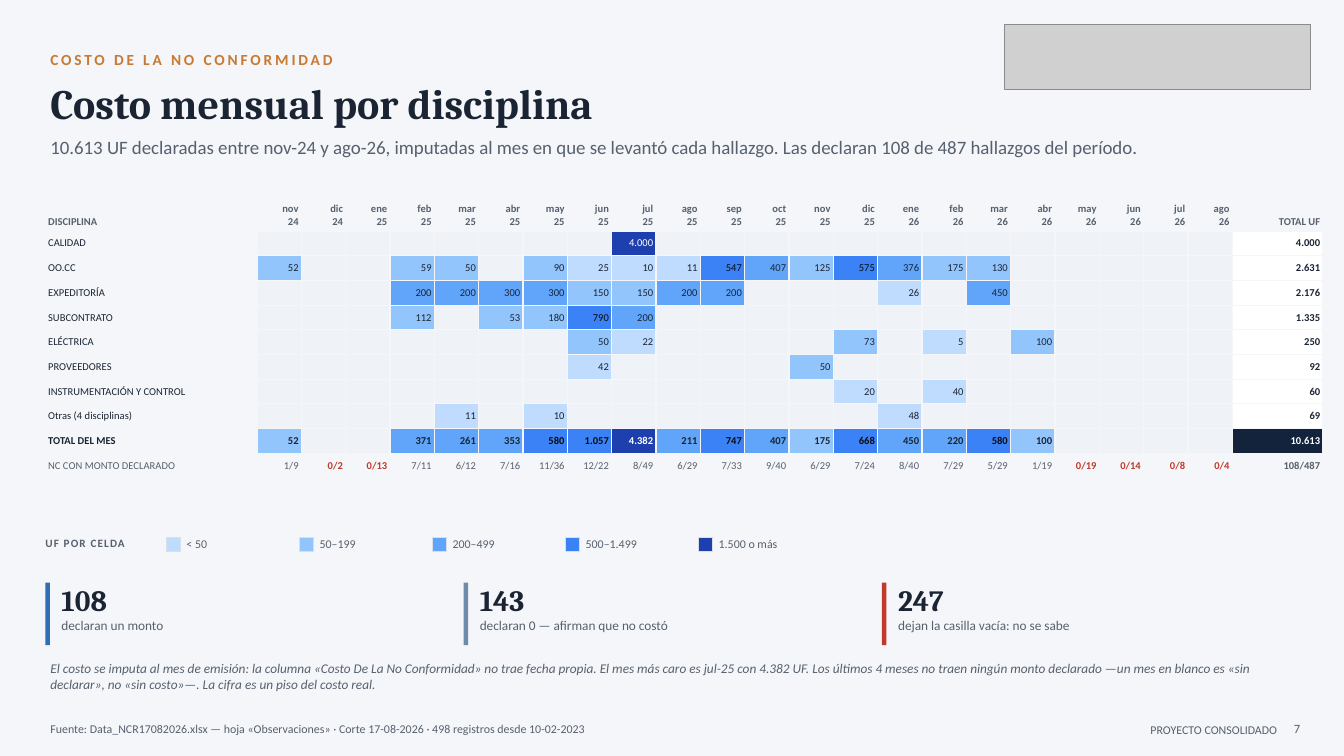
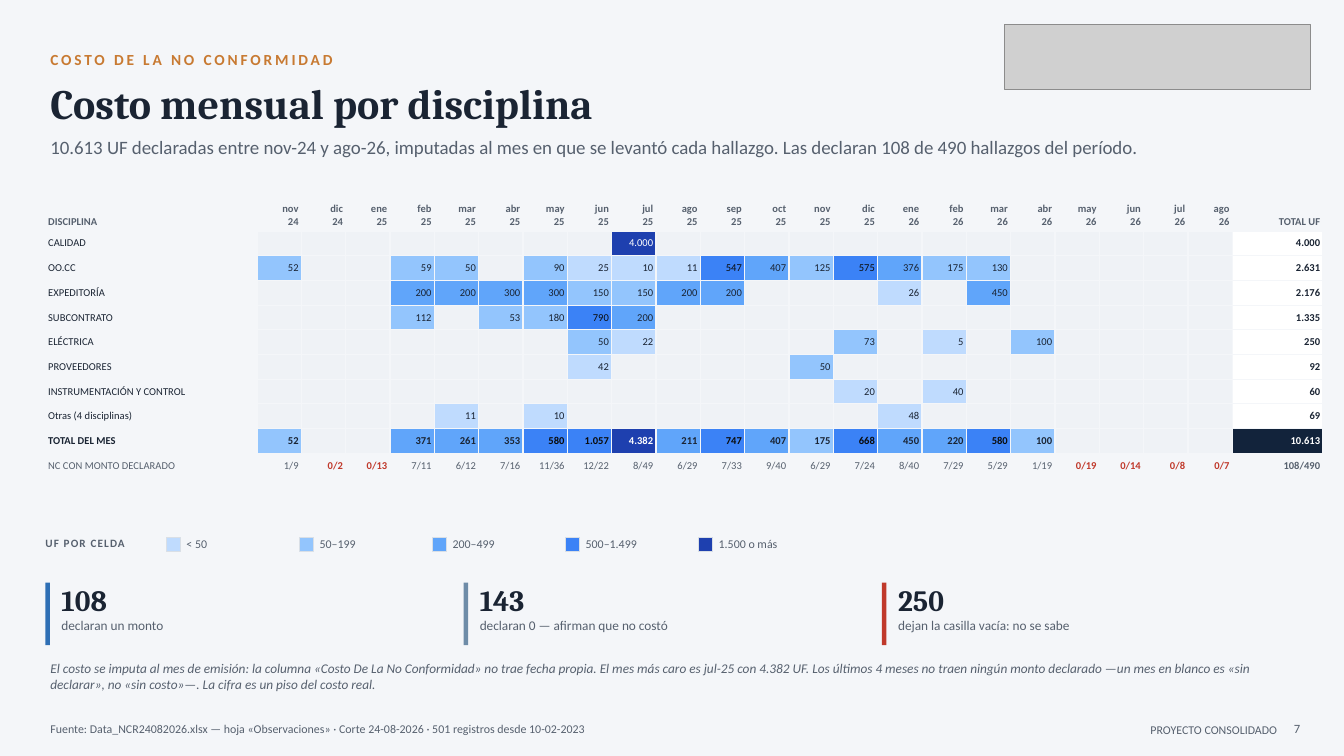
Before and after one commit to tdkvalex/Dashboard-HSEQ, a slide deck: slide 7 of modulo_nc/Panel_No_Conformidades.pptx. Drawn at 1344x756 pixels with LibreOffice and Linux fonts; fonts in the diff are those of the drawing; grey boxes stand for pictures. Boxes give left, top, right and bottom in pixels: in the first picture for what was removed or moved away, otherwise in the second. Text is boxed around its words. In the diff, an @@ line names an element or a change of style, - is before the commit and + after.

```diff
--- a/modulo_nc/Panel_No_Conformidades.pptx
+++ b/modulo_nc/Panel_No_Conformidades.pptx
@@ text at [50, 141, 1137, 157]: text changed @@
-10.613 UF declaradas entre nov-24 y ago-26, imputadas al mes en que se levantó cada hallazgo. Las declaran 108 de 487 hallazgos del período.
+10.613 UF declaradas entre nov-24 y ago-26, imputadas al mes en que se levantó cada hallazgo. Las declaran 108 de 490 hallazgos del período.
@@ table at [45, 200, 1324, 474] @@
-row 11, column 23: 0/4
+row 11, column 23: 0/7
-row 11, column 24: 108/487
+row 11, column 24: 108/490
@@ text at [898, 591, 944, 612]: text changed @@
-247
+250
@@ text at [50, 725, 585, 735]: text changed @@
-Fuente: Data_NCR17082026.xlsx — hoja «Observaciones» · Corte 17-08-2026 · 498 registros desde 10-02-2023
+Fuente: Data_NCR24082026.xlsx — hoja «Observaciones» · Corte 24-08-2026 · 501 registros desde 10-02-2023
```
Also in this commit, not shown: 16 other slides changed, 3 other files.
